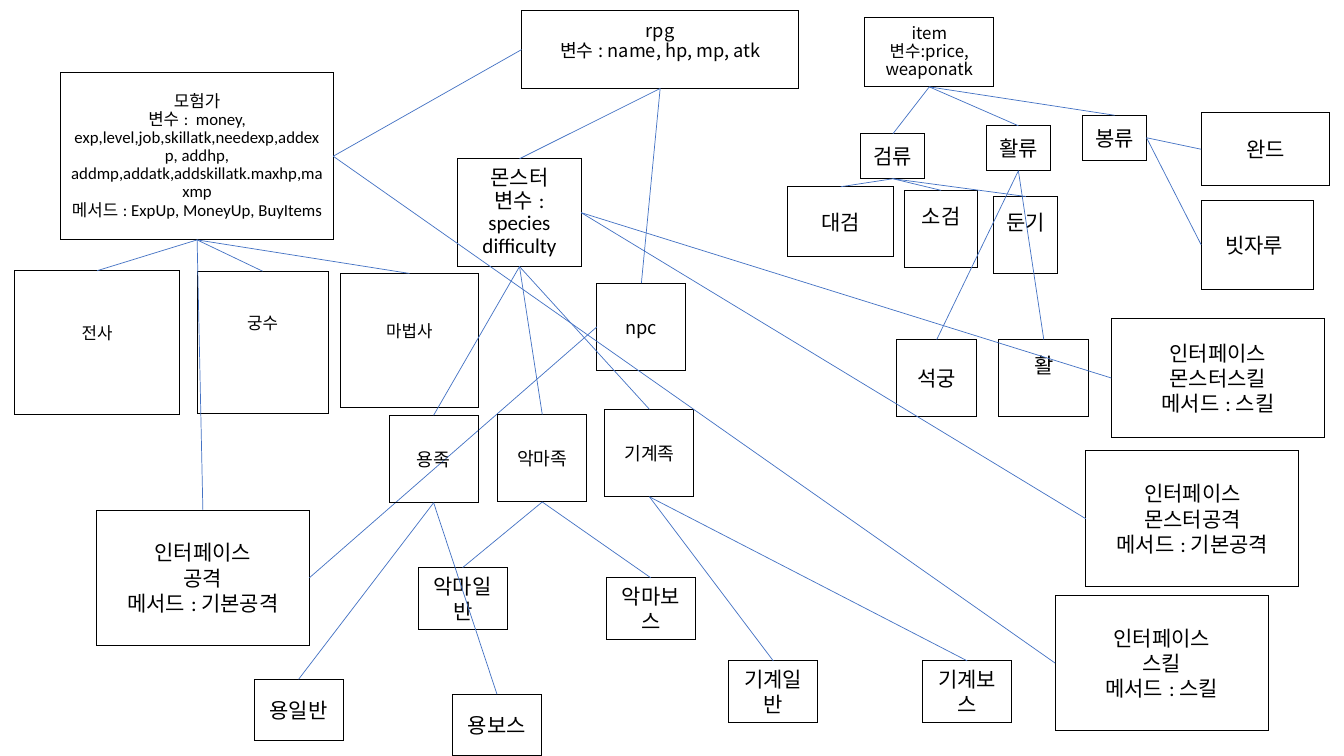
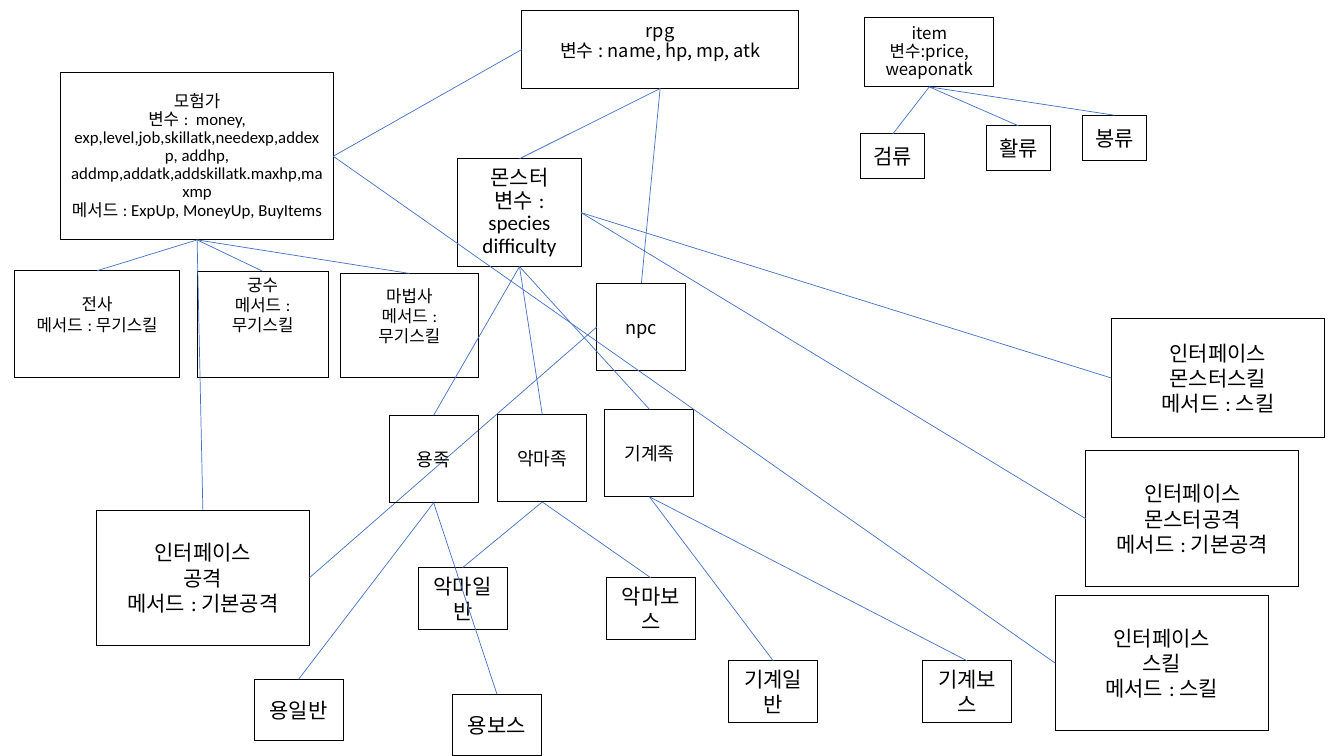
Before and after one commit to Nahoyoung146/javappt, a slide deck: slide 2 of rpg수정수정수정.pptx. Drawn at 1344x756 pixels with LibreOffice and Linux fonts; fonts in the diff are those of the drawing. Boxes give left, top, right and bottom in pixels: in the first picture for what was removed or moved away, otherwise in the second. Text is boxed around its words. In the diff, an @@ line names an element or a change of style, - is before the commit and + after.

Commit message:
ppt수정

```diff
--- a/rpg수정수정수정.pptx
+++ b/rpg수정수정수정.pptx
@@ rectangle removed at box(1202, 113, 1330, 186) @@
-완드
@@ line removed from (1147, 138) to (1202, 149) @@
@@ line removed from (1147, 138) to (1202, 245) @@
@@ line removed from (893, 178) to (841, 187) @@
@@ line removed from (893, 178) to (942, 191) @@
@@ line removed from (893, 178) to (1026, 197) @@
@@ line removed from (1018, 170) to (937, 340) @@
@@ line removed from (1018, 170) to (1045, 340) @@
@@ rectangle removed at box(787, 187, 893, 256) @@
-대검
@@ rectangle removed at box(904, 191, 977, 267) @@
-소검
@@ rectangle removed at box(994, 197, 1058, 273) @@
-둔기
@@ rectangle removed at box(1202, 201, 1314, 289) @@
-빗자루
@@ rectangle "전사": place and size @@
-rectangle "전사" at box(15, 271, 180, 415)
+rectangle "전사" at box(15, 271, 180, 378)
@@ rectangle "궁수": place and size @@
-rectangle "궁수" at box(198, 271, 329, 413)
+rectangle "궁수" at box(198, 271, 329, 378)
@@ text in rectangle at box(232, 297, 294, 333): paragraph added @@
+메서드 : 무기스킬
@@ rectangle "마법사": place and size @@
-rectangle "마법사" at box(340, 273, 478, 407)
+rectangle "마법사" at box(340, 273, 478, 378)
@@ text in rectangle at box(37, 317, 158, 333): paragraph added @@
+메서드 : 무기스킬
@@ text in rectangle at box(378, 308, 440, 344): paragraph added @@
+메서드 : 무기스킬
@@ rectangle removed at box(896, 340, 977, 416) @@
-석궁
@@ rectangle removed at box(999, 340, 1089, 416) @@
-활
```
